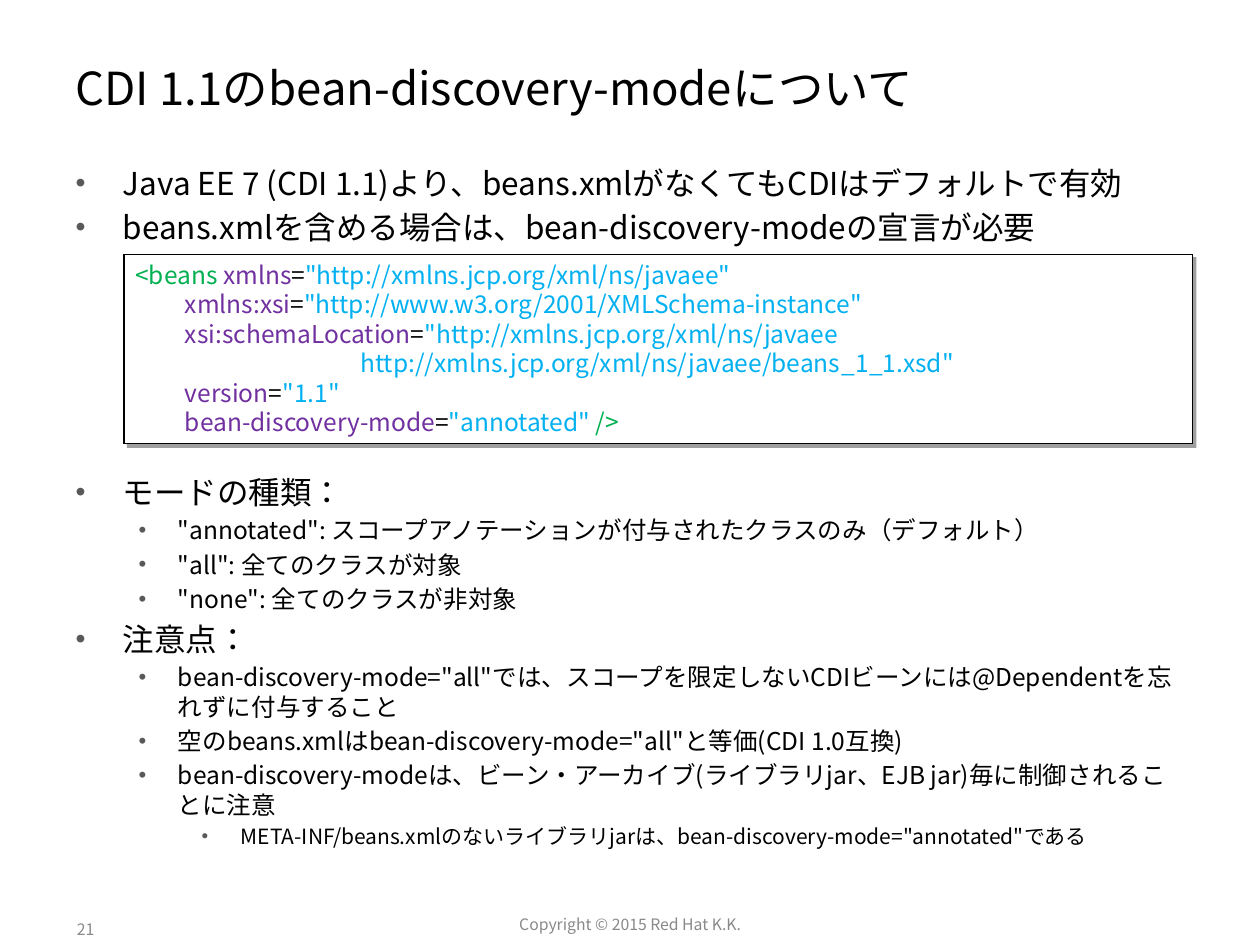
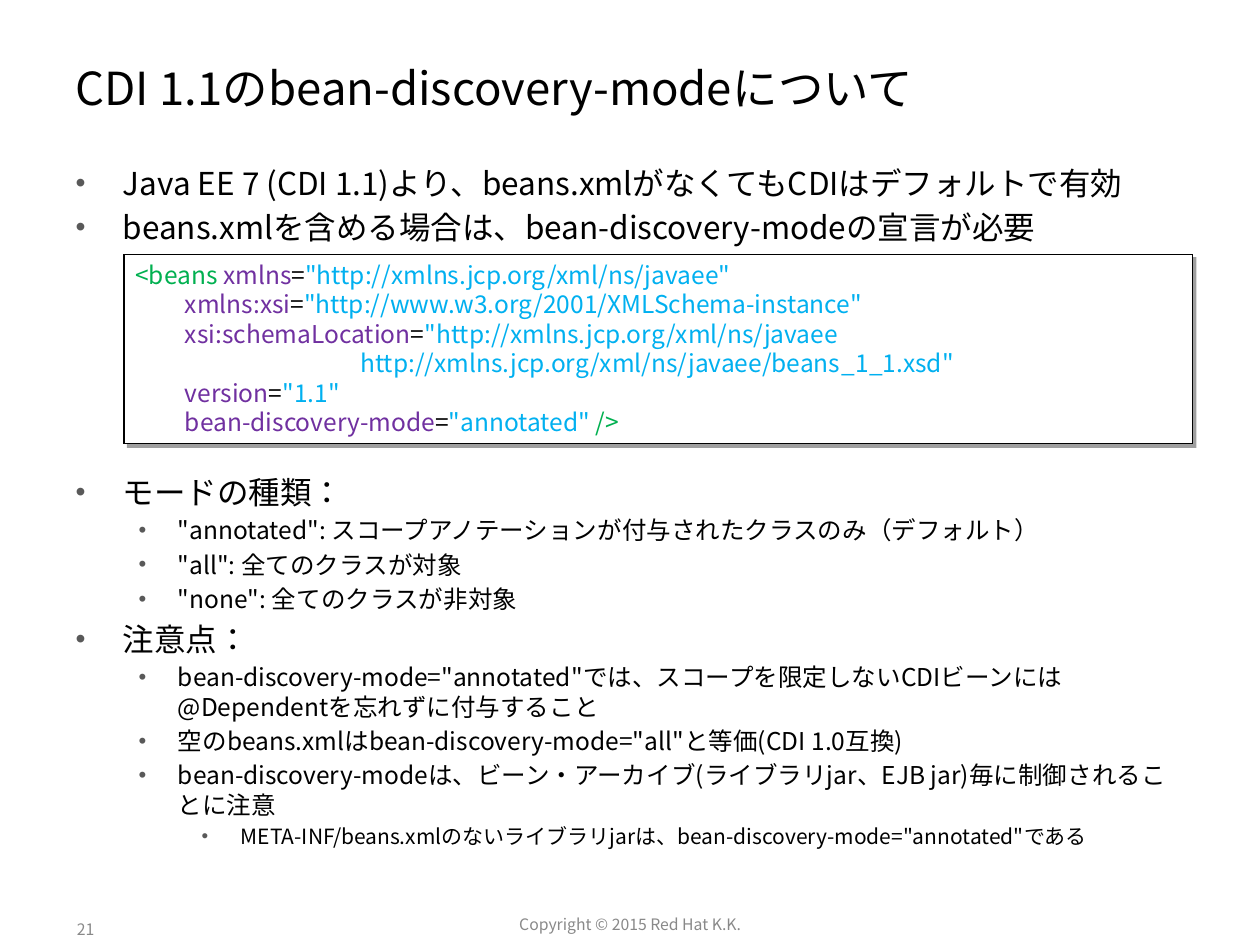
Before and after one commit to javaflavor/java-ee7-training, a slide deck: slide 21 of day1-cdi/EAP7_Training#1 CDI.pptx. Drawn at 1260x945 pixels with LibreOffice and Linux fonts; fonts in the diff are those of the drawing. Boxes give left, top, right and bottom in pixels: in the first picture for what was removed or moved away, otherwise in the second. Text is boxed around its words. In the diff, an @@ line names an element or a change of style, - is before the commit and + after.

Commit message:
small changes.

```diff
--- a/day1-cdi/EAP7_Training#1 CDI.pptx
+++ b/day1-cdi/EAP7_Training#1 CDI.pptx
@@ text at (178, 665, 1063, 722): text changed @@
-  • bean-discovery-mode="all"では、スコープを限定しないCDIビーンには@Dependentを忘れずに付与すること
+  • bean-discovery-mode="annotated"では、スコープを限定しないCDIビーンには@Dependentを忘れずに付与すること
```
Also in this commit, not shown: 4 other slides changed.
